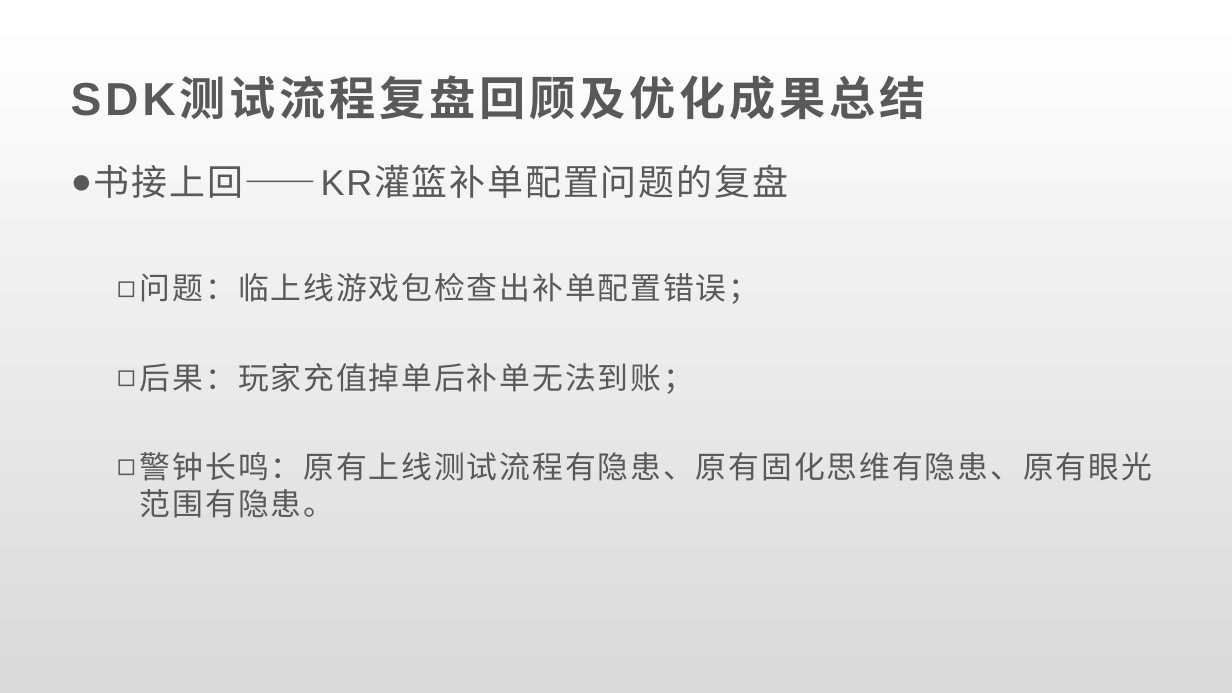
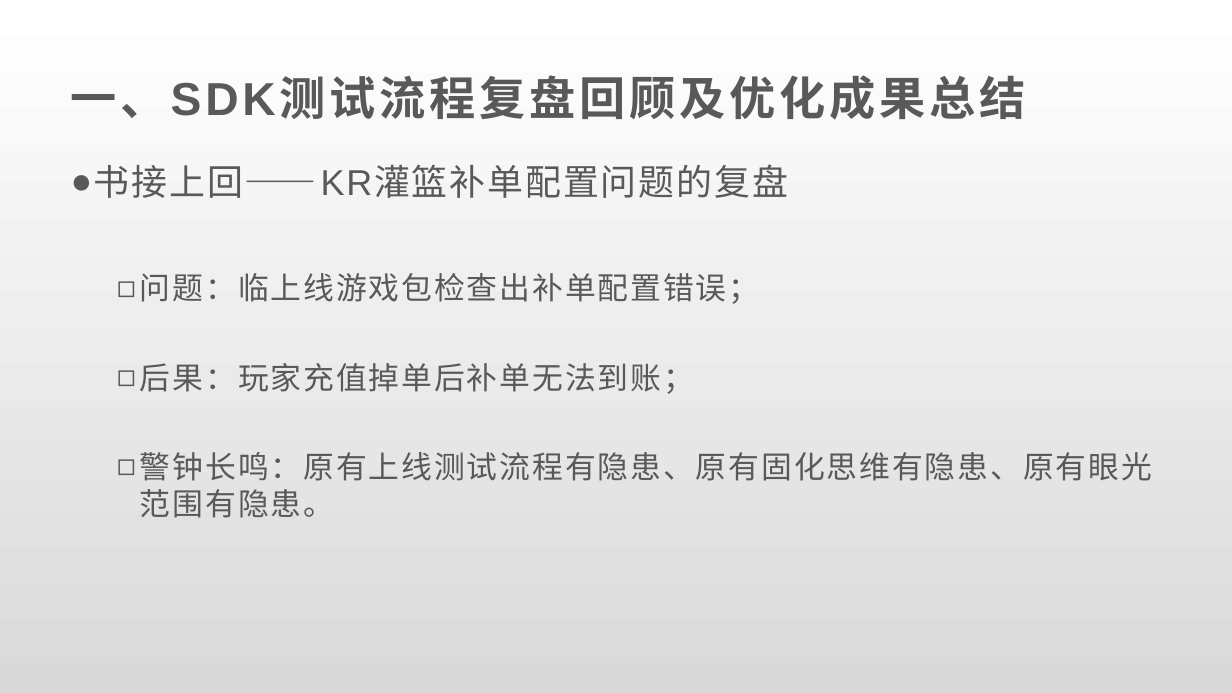
Before and after one commit to Rexixe1993/JavaScriptLesson, a slide deck: slide 3 of 全球版灌篮OBT复盘总结.pptx. Drawn at 1232x693 pixels with LibreOffice and Linux fonts; fonts in the diff are those of the drawing. Boxes give left, top, right and bottom in pixels: in the first picture for what was removed or moved away, otherwise in the second. Text is boxed around its words. In the diff, an @@ line names an element or a change of style, - is before the commit and + after.

```diff
--- a/全球版灌篮OBT复盘总结.pptx
+++ b/全球版灌篮OBT复盘总结.pptx
@@ title at (x1=71, y1=75, x2=1026, y2=120): text changed @@
-SDK测试流程复盘回顾及优化成果总结
+一、SDK测试流程复盘回顾及优化成果总结
```
Also in this commit, not shown: 3 other slides changed, 5 slides added, 7 other files.
